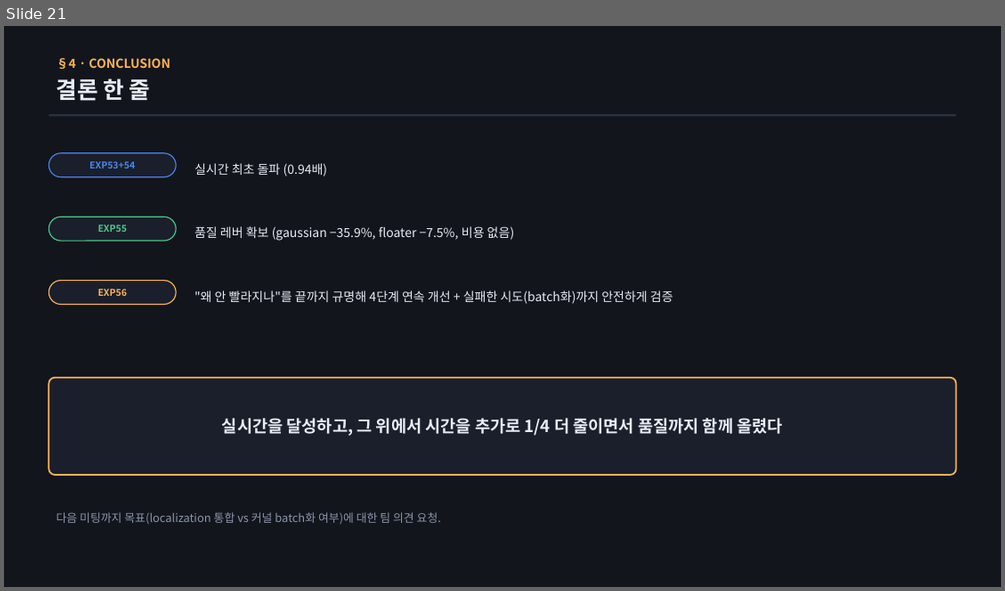
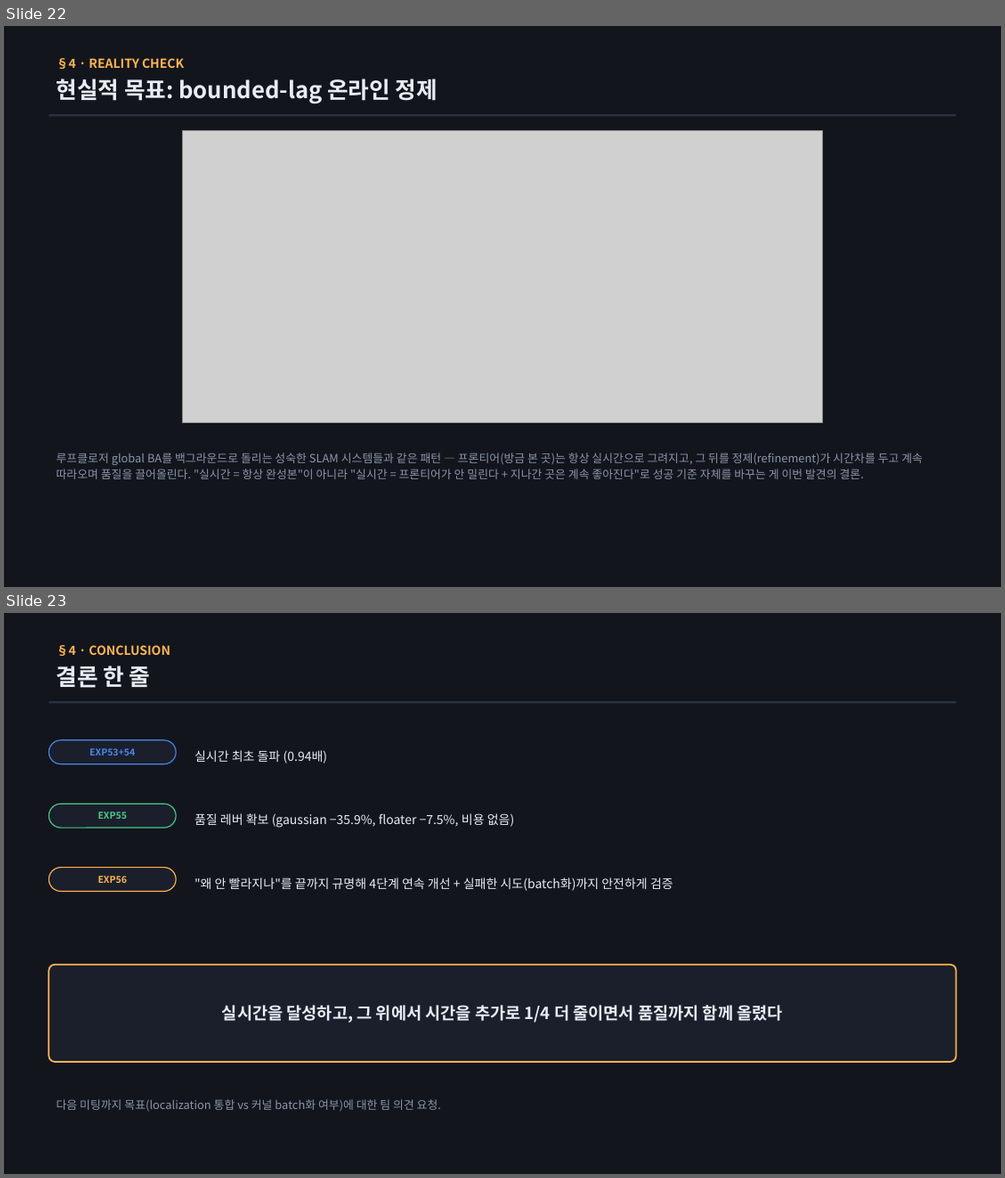
Before and after one commit to sawo0150/gs_floaterLab, a slide deck: context/ppt/ppt0727/vigs_realtime_journey_0727.pptx. Shown one above the other, each under a label of ours: slide 21 before the commit, slides 22 and 23 after it. The pictures are 1005x591 and 1005x1178 pixels, drawn with LibreOffice and Linux fonts; fonts in the diff are those of the drawing; grey boxes stand for pictures. Boxes give left, top, right and bottom in pixels: in the first picture for what was removed or moved away, otherwise in the second. Text is boxed around its words. In the diff, an @@ line names an element or a change of style, - is before the commit and + after.

```diff
--- a/context/ppt/ppt0727/vigs_realtime_journey_0727.pptx
+++ b/context/ppt/ppt0727/vigs_realtime_journey_0727.pptx
@@ slide 22 added at box(4, 26, 1001, 587), background #FFFFFF @@
@@ rectangle added at box(4, 26, 1001, 587), fill #12151C @@
@@ text added at box(57, 58, 184, 69), 12 pt, text #FFB454, bold @@
+§4 · REALITY CHECK
@@ text added at box(57, 79, 437, 103), 22 pt, text #E8ECF4, bold @@
+현실적 목표: bounded-lag 온라인 정제
@@ rectangle added at box(48, 114, 956, 117), fill #2A3242 @@
@@ picture added at box(182, 131, 823, 422) @@
@@ text added at box(57, 452, 922, 479), 11 pt, text #8B95AB @@
+루프클로저 global BA를 백그라운드로 돌리는 성숙한 SLAM 시스템들과 같은 패턴 — 프론티어(방금 본 곳)는 항상 실시간으로 그려지고, 그 뒤를 정제(refinement)가 시간차를 두고 계속 따라오며 품질을 끌어올린다. "실시간 = 항상 완성본"이 아니라 "실시간 = 프론티어가 안 밀린다 + 지나간 곳은 계속 좋아진다"로 성공 기준 자체를 바꾸는 게 이번 발견의 결론.
@@ what was slide 21 is now slide 23 @@
```
Also in this commit, not shown: 1 slide changed, 1 other slide added, 5 other files.
